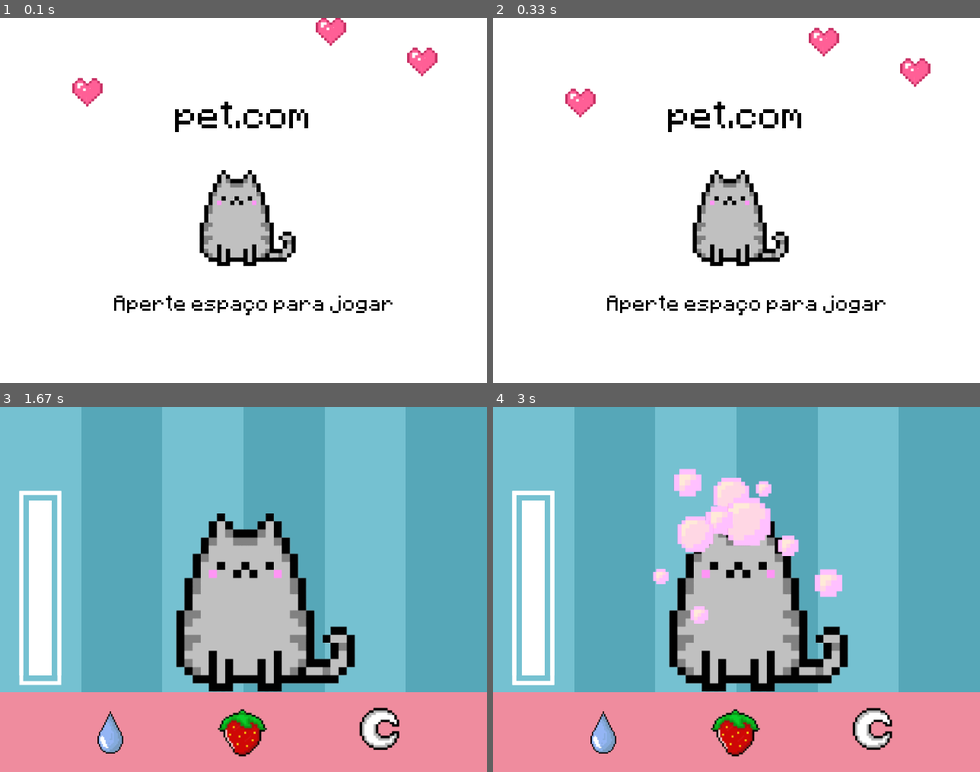
Above: before the commit, frames 1-4 (two rows, left to right).
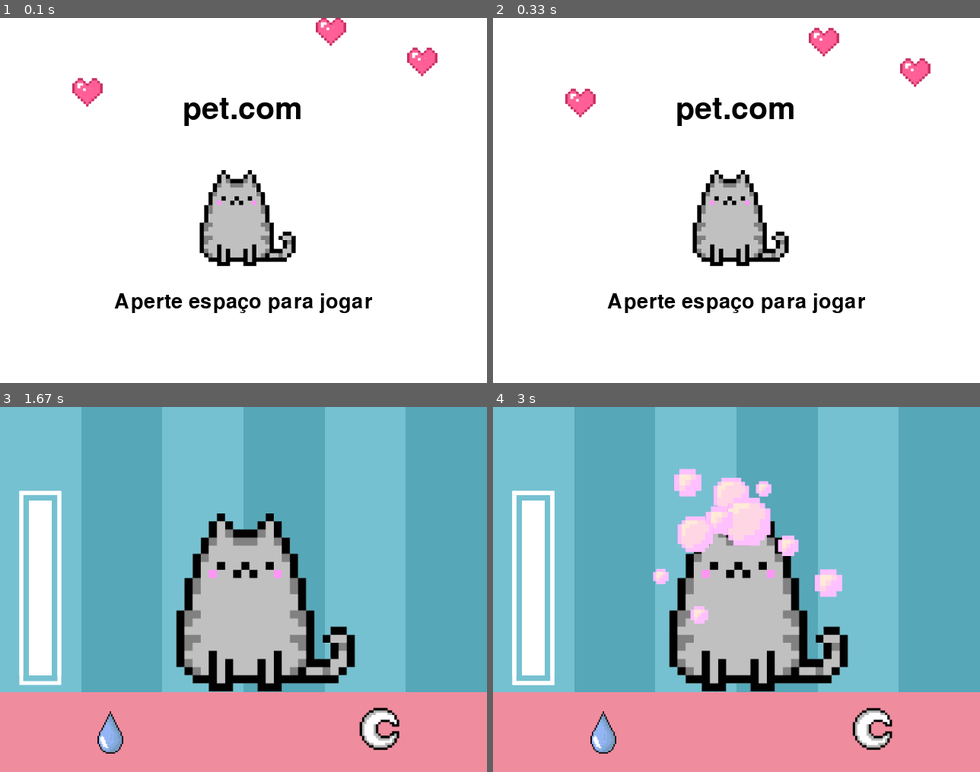
Above: after the commit, the same moments.

Repository: laumelos/Pygame
Game: pygame game, started from index.py
Same seed, same stepped clock (60 frames per second), same inputs: the game is played once before the commit and once after it.
Inputs (mouse positions are in pixels of both pictures, inside the frame that each line leads up to):
- Up to frame 1 (0.1 s): no input
- Up to frame 2 (0.33 s): no input
- Up to frame 3 (1.67 s): tap Space at 0.33 s
- Up to frame 4 (3 s): press the mouse at (605, 731) at 2.2 s; move the mouse to (673, 728) at 2.3 s; release the mouse at (741, 724) at 2.43 s

The runs differ from the first frame. In frame 1, 2.3% of the frame differs, in the area x 23-81%, y 21-82%; in frame 2, 2.3%; in frame 3, 0.8%; in frame 4, 0.8%.

Commit message:
fix morango

Diff:
--- a/index.py
+++ b/index.py
@@ -11,7 +11,6 @@
 
 #variáveis
 white = (255,255,255)
-black = (0,0,0)
 largura = 640
 altura = 480
 happybar = 123
@@ -71,7 +70,7 @@
 agua_img = pygame.image.load("images/agua.png").convert_alpha()
 agua_img = button(120, 395, agua_img, 1)
 
-#button morango
+# button morango
 # morango_img = pygame.image.load ("images/morango.png").convert_alpha()
 # morango_img = button(280, 390, morango_img, 1)
 
@@ -117,13 +116,18 @@
 
         #texto
         txt='pet.com'
-        fonte=pygame.font.Font('Minecraftia-Regular.ttf', 40)
-        txttela = fonte.render(txt, 1, (black))
-        tela.blit(txttela,(230,100))
+        pygame.font.init()
+        fonte=pygame.font.get_default_font()              ##### fonte padrão
+        fontesys=pygame.font.SysFont(fonte, 60)           ##### fonte
+        txttela = fontesys.render(txt, 1, (0,0,0))        ##### cor
+        tela.blit(txttela,(240,100))                      ##### posição
+
         txt2='Aperte espaço para jogar'
-        fonte=pygame.font.Font('Minecraftia-Regular.ttf', 22)
-        txttela = fonte.render(txt2, 1, (black))
-        tela.blit(txttela,(150,360))
+        pygame.font.init()
+        fonte=pygame.font.get_default_font()              ##### fonte padrão
+        fontesys=pygame.font.SysFont(fonte, 40)           ##### fonte
+        txttela = fontesys.render(txt2, 1, (0,0,0))        ##### cor
+        tela.blit(txttela,(150,360))                      ##### posição
         pygame.display.update()
 
 
@@ -138,8 +142,8 @@
         water = pygame.image.load ("images/agua.png")
         tela.blit(water,(120, 395))
 
-        morango = pygame.image.load ("images/morango.png")
-        tela.blit(morango,(280, 390))
+        # morango = pygame.image.load ("images/morango.png")
+        # tela.blit(morango,(280, 390))
 
         lua = pygame.image.load ("images/lua.png")
         tela.blit(lua,(460, 390))
@@ -184,6 +188,9 @@
 
             happybar = happybar - 10
 
+
+
+
         #quit game x
         for event in pygame.event.get():
             if event.type == pygame.QUIT:
